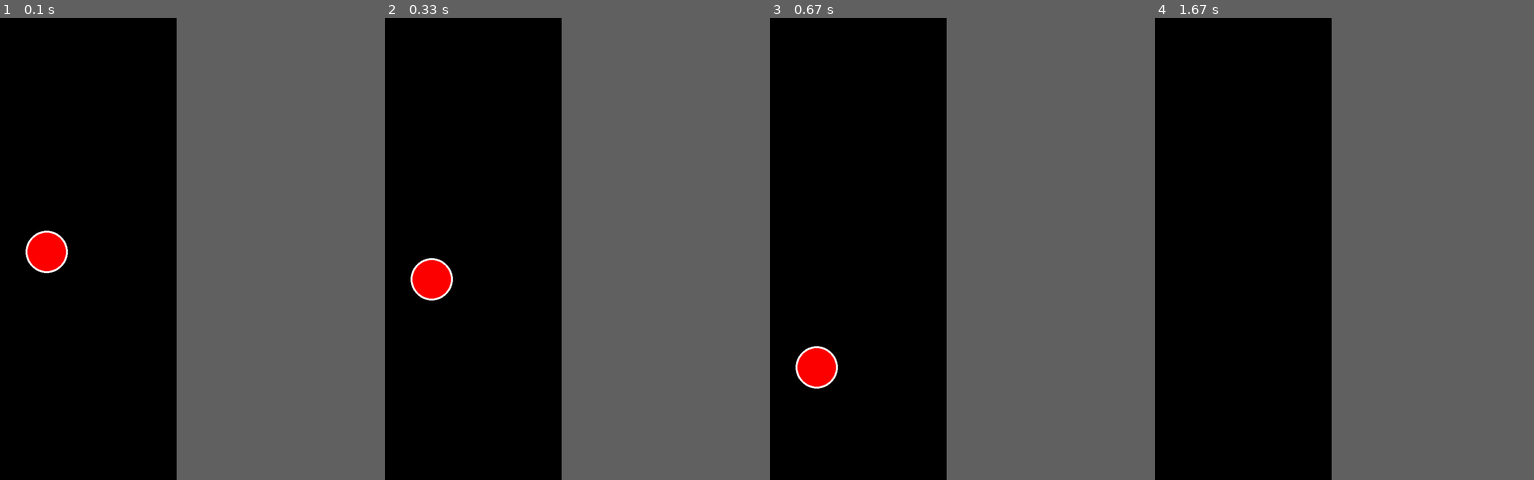
Above: before the commit, frames 1-4 (left to right).
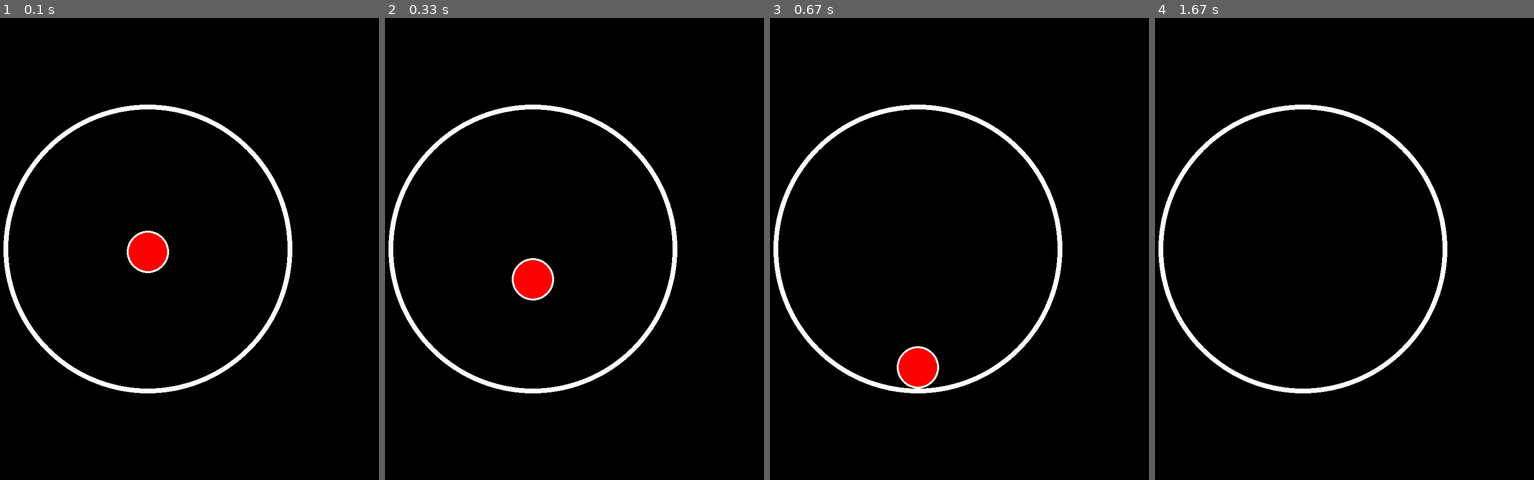
Above: after the commit, the same moments.

Repository: AP0-64/Pygame
Game: pygame game, started from thune.py
Same seed, same stepped clock (60 frames per second), same inputs: the game is played once before the commit and once after it.
Inputs:
- Up to frame 1 (0.1 s): no input
- Up to frame 2 (0.33 s): no input
- Up to frame 3 (0.67 s): no input
- Up to frame 4 (1.67 s): no input
In our replay, the window is 506x900 before the commit and 900x900 after it. These sizes can differ from the game's own. Grey fills any space a smaller window leaves; there, only what the larger window draws over its background counts as a difference.

The runs differ from the first frame. In frame 1, 4.3% of the frame differs, in the area x 0-78%, y 18-82%; in frame 2, 4.3%; in frame 3, 4.2%; in frame 4, 2.7%.

Commit message:
import de numpy screen plus grand ajout d'un cercle pour q la balle rebondisse

Diff:
--- a/thune.py
+++ b/thune.py
@@ -1,8 +1,9 @@
+import numpy as np
 import pygame as pg
 
 pg.init()
 
-screen = pg.display.set_mode((540, 960))
+screen = pg.display.set_mode((960, 960))  # 540 * 960 px
 pg.display.set_caption("Test Pygame")
 
 clock = pg.time.Clock()
@@ -10,7 +11,7 @@
 
 class Ball:
     def __init__(self):
-        self.ball_position = [270, 480]
+        self.ball_position = [480, 480]
         self.ball_velocity = [0, 0]
 
     def update(self):
@@ -31,12 +32,17 @@
         if event.type == pg.QUIT:
             running = False
 
+    screen.fill((0, 0, 0))
+
+    """ if np.linalg.norm(ball.ball_position - [480, 480]) + 44 >= 310:
+        pass """
+
     ball.update()
 
-    screen.fill((0, 0, 0))
+    pg.draw.circle(screen, (255, 255, 255), [480, 480], 300, 10)
     ball.draw(screen)
+
     pg.display.flip()
-
     clock.tick(60)
 
 pg.quit()
